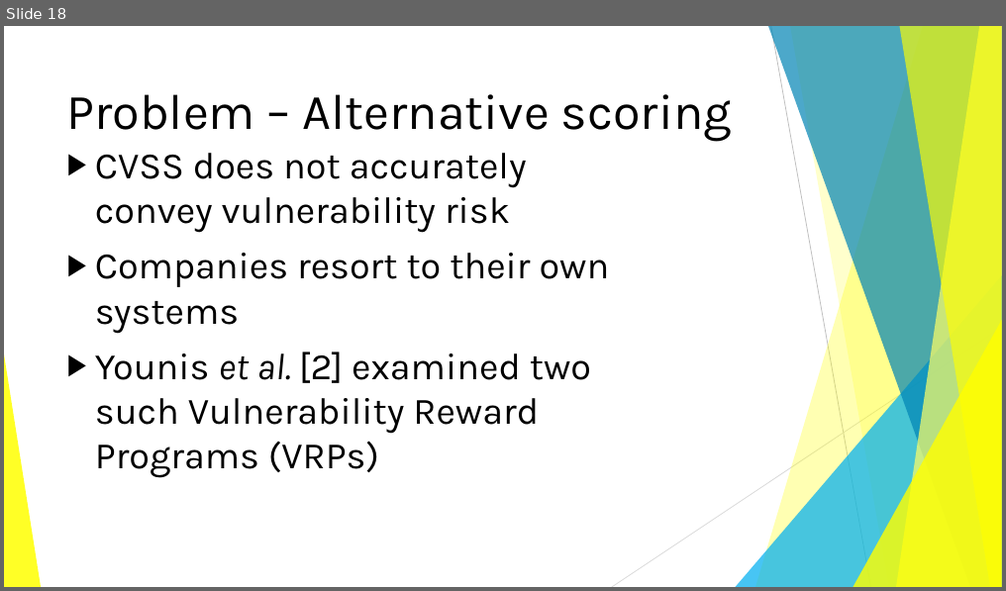
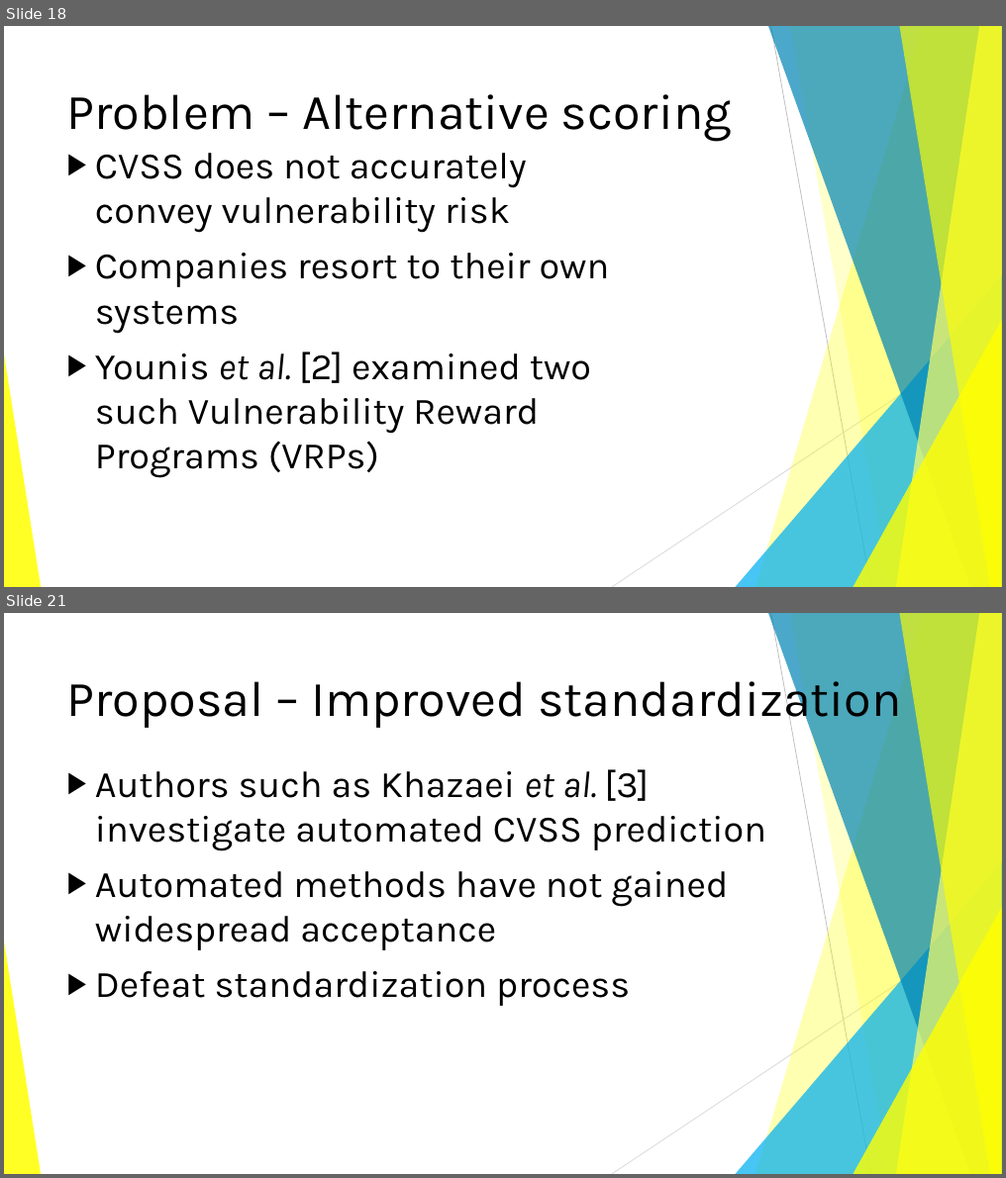
Before and after one commit to BenChurch/Winter2017, a slide deck: CISC848/ProposalPresentation/CvssOptimizationProposal.pptx. Shown one above the other, each under a label of ours: slide 18 before the commit, slides 18 and 21 after it; the slides between them are not shown. The pictures are 1006x591 and 1006x1178 pixels, drawn with LibreOffice and Linux fonts; fonts in the diff are those of the drawing. Boxes give left, top, right and bottom in pixels: in the first picture for what was removed or moved away, otherwise in the second. Text is boxed around its words. In the diff, an @@ line names an element or a change of style, - is before the commit and + after.

```diff
--- a/CISC848/ProposalPresentation/CvssOptimizationProposal.pptx
+++ b/CISC848/ProposalPresentation/CvssOptimizationProposal.pptx
@@ slide 21 added at (x1=4, y1=613, x2=1002, y2=1174), background #FFFFFF; not listed: 10 template elements that a slide beside it also shows @@
@@ title added at (x1=67, y1=671, x2=902, y2=729), 48 pt, text #000000 @@
+Proposal – Improved standardization
@@ text added at (x1=95, y1=769, x2=766, y2=1006), 36 pt, text #000000 @@
+▶ Authors such as Khazaei et al. [3] investigate automated CVSS prediction
+▶ Automated methods have not gained widespread acceptance
+▶ Defeat standardization process
```
Also in this commit, not shown: 8 slides changed, 9 other slides added, 1 other file.
